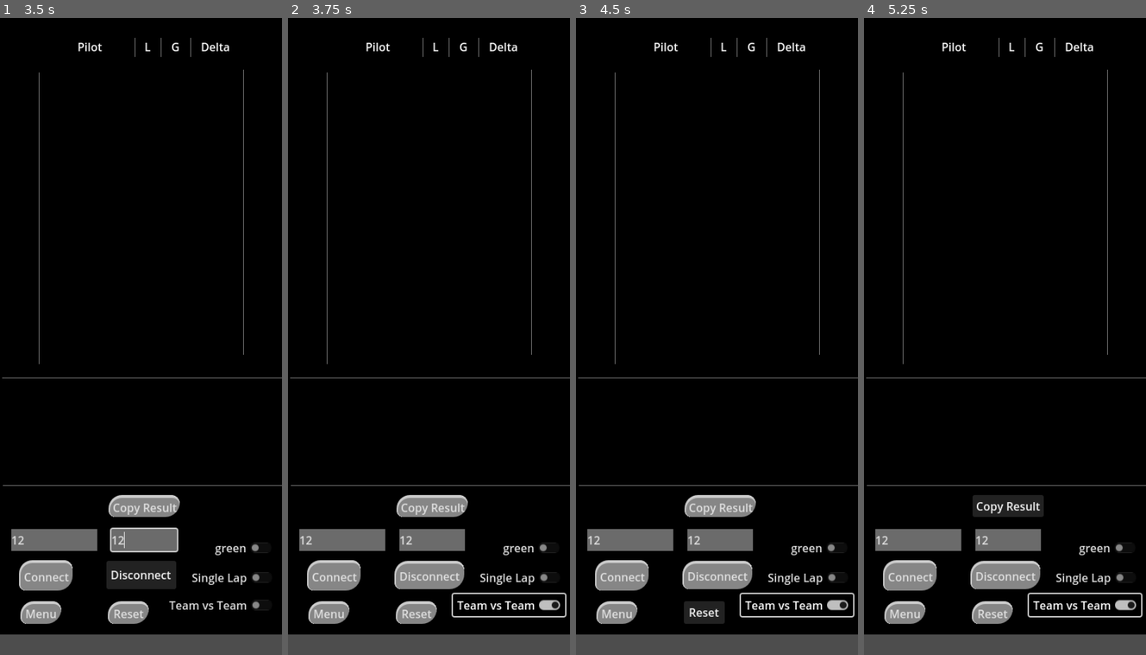
Above: before the commit, frames 1-4 (left to right).
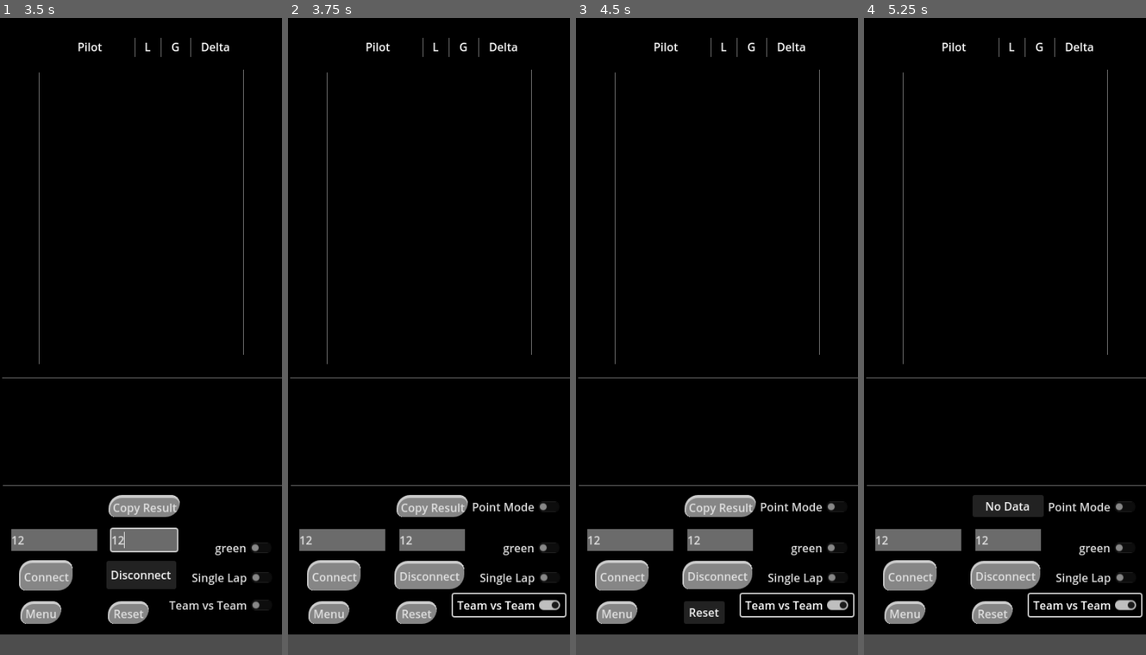
Above: after the commit, the same moments.

Repository: gManbio/VD-WS-Overlay
Game: Godot game, scene res://Menu.tscn
Two runs of this game, one before a commit and one after it. Both use one fixed random seed, a clock stepped at 60 frames per second and the inputs below.
Inputs (mouse positions are in pixels of both pictures, inside the frame that each line leads up to):
- Up to frame 1 (3.5 s): click "Multiplayer" at 0.5 s; click (53, 540) at 1.27 s; type "12" at 1.35 s; click (143, 540) at 1.5 s; type "12" at 1.58 s; click "Connect" at 2 s; click "Disconnect" at 2.75 s
- Up to frame 2 (3.75 s): click "Team vs Team" at 3.5 s
- Up to frame 3 (4.5 s): click "Reset" at 4.25 s
- Up to frame 4 (5.25 s): click "Copy Result" at 5 s

Frame 1 is identical in both runs. In frame 2, 0.2% of the frame differs, in the area x 65-95%, y 75-78%; in frame 3, 0.2%; in frame 4, 0.4%, in the area x 40-95%, y 75-78%.
Error before the commit: Invalid access of index '-1' on a base object of type: 'PackedStringArray'. (res://ws_new_main.gd:37)
Error after the commit: Invalid access of index '-1' on a base object of type: 'PackedStringArray'. (res://ws_new_main.gd:38)

Commit message:
adding scrolling and trying IP stuff

Diff:
--- a/NemesisMode.tscn
+++ b/NemesisMode.tscn
@@ -112,13 +112,6 @@
 horizontal_alignment = 1
 text_overrun_behavior = 1
 
-[node name="TimingContainer" type="VBoxContainer" parent="Control"]
-layout_mode = 0
-offset_left = 56.0
-offset_top = 151.0
-offset_right = 360.0
-offset_bottom = 490.0
-
 [node name="IP_Input" type="LineEdit" parent="Control"]
 layout_mode = 1
 anchors_preset = -1
@@ -276,6 +269,23 @@
 offset_top = 112.0
 offset_right = 360.0
 offset_bottom = 141.0
+
+[node name="ScrollContainer" type="ScrollContainer" parent="Control"]
+layout_mode = 1
+anchors_preset = -1
+anchor_left = 0.522
+anchor_top = 0.16
+anchor_right = 2.543
+anchor_bottom = 0.534
+offset_left = -15.0296
+offset_top = -3.00002
+offset_right = 18.9689
+offset_bottom = 0.399963
+follow_focus = true
+horizontal_scroll_mode = 0
+
+[node name="TimingContainer" type="VBoxContainer" parent="Control/ScrollContainer"]
+layout_mode = 2
 
 [node name="HeartbeatTimer" type="Timer" parent="."]
 wait_time = 10.0
--- a/NewMain.tscn
+++ b/NewMain.tscn
@@ -104,12 +104,16 @@
 horizontal_alignment = 1
 text_overrun_behavior = 1
 
-[node name="TimingContainer" type="VBoxContainer" parent="Control"]
-layout_mode = 0
+[node name="ScrollContainer" type="ScrollContainer" parent="Control"]
+layout_mode = 2
 offset_left = 64.0
 offset_top = 68.0
-offset_right = 330.0
-offset_bottom = 389.0
+offset_right = 338.0
+offset_bottom = 470.0
+horizontal_scroll_mode = 0
+
+[node name="TimingContainer" type="VBoxContainer" parent="Control/ScrollContainer"]
+layout_mode = 2
 
 [node name="ScoreContainer" type="HBoxContainer" parent="Control"]
 layout_mode = 0
--- a/nemesis_mode.gd
+++ b/nemesis_mode.gd
@@ -4,7 +4,7 @@
 @onready var bg_rect = $ColorRect
 @onready var connect_button = $"Control/Connect Button"
 @onready var timing_row = $"Control/Sector Timing"
-@onready var lap_container = $Control/TimingContainer
+@onready var lap_container = $Control/ScrollContainer/TimingContainer
 
 var lap_row = preload("res://SectorRow.tscn")
 var ws = WebSocketPeer.new()
@@ -142,10 +142,10 @@
 	var time = recent_update[3]
 	var starting_gate = 1
 
-	while $Control/TimingContainer.get_child_count() < lap:
+	while lap_container.get_child_count() < lap:
 		add_lap_row()
 
-	var current_lap_row = $Control/TimingContainer.get_children()[lap - 1]
+	var current_lap_row = lap_container.get_children()[lap - 1]
 
 	current_lap_row.set_row_name("Lap " + str(lap))
 
@@ -156,14 +156,14 @@
 				split = time - gate_dict[starting_gate]
 				current_lap_row.set_s1(split)
 				if best_lap:
-					for each in $Control/TimingContainer.get_children():
+					for each in lap_container.get_children():
 						each.s1.modulate = LAP_COLOR
 					current_lap_row.s1.modulate = BLAP_COLOR
 		elif gate == sector_2_start:
 			var split = time - gate_dict[sector_1_start]
 			current_lap_row.set_s2(split)
 			if best_lap:
-				for each in $Control/TimingContainer.get_children():
+				for each in lap_container.get_children():
 					each.s2.modulate = LAP_COLOR
 				current_lap_row.s2.modulate = BLAP_COLOR
 		elif gate == sector_3_start:
@@ -172,11 +172,11 @@
 			var total_time = current_lap_row.set_total()
 			if total_time < single_lap_best:
 				single_lap_best = total_time
-				for each in $Control/TimingContainer.get_children():
+				for each in lap_container.get_children():
 					each.total.modulate = LAP_COLOR
 				current_lap_row.total.modulate = BLAP_COLOR
 			if best_lap:
-				for each in $Control/TimingContainer.get_children():
+				for each in lap_container.get_children():
 					each.s3.modulate = LAP_COLOR
 				current_lap_row.s3.modulate = BLAP_COLOR
 
@@ -237,8 +237,8 @@
 	lap_log = []
 	gate_dict = {}
 	timing_row.set_row_name("Best")
-	for child in $Control/TimingContainer.get_children():
-		$Control/TimingContainer.remove_child(child)
+	for child in lap_container.get_children():
+		lap_container.remove_child(child)
 		child.queue_free()
 
 
@@ -247,8 +247,8 @@
 	lap_log = []
 	gate_dict = {}
 	timing_row.set_row_name("Best")
-	for child in $Control/TimingContainer.get_children():
-		$Control/TimingContainer.remove_child(child)
+	for child in lap_container.get_children():
+		lap_container.remove_child(child)
 		child.queue_free()
 
 
--- a/ws_new_main.gd
+++ b/ws_new_main.gd
@@ -5,7 +5,7 @@
 var pilots = []
 
 @onready var bg_rect = $ColorRect
-@onready var connect_button = $"Control/Options/Connect Button"
+@onready var connect_button = $"Options/Options/Connect Button"
 
 var ip_complete = false
 var connected = false
@@ -32,9 +32,14 @@
 func _ready():
 	Engine.max_fps = FPS
 
+
 	var ip_addresses = IP.get_local_addresses()
 	var ip_input = $Control/Options/IP_Input
 	ip_input.text = ip_addresses[-1]
+
+	for each in ip_addresses:
+		print(each)
+
 
 	$HeartbeatTimer.start()
 	$"Polling Timer".start()
@@ -147,27 +152,27 @@
 
 func add_timing_row():  #instantiates the timing row scene into the timing display
 	var timing_row_instance = timing_row.instantiate()
-	var timing_container = $Control/TimingContainer
-	$Control/TimingContainer.add_child(timing_row_instance)
+	var timing_container = $Control/ScrollContainer/TimingContainer
+	$Control/ScrollContainer/TimingContainer.add_child(timing_row_instance)
 	timing_row_instance.set_progress_range(0, gate_count * race_laps)
 
 
 func make_leaderboard():
 	var index = 0
 	# add rows to the timing display based on the number of pilots
-	if len(pilots) > $Control/TimingContainer.get_child_count():
+	if len(pilots) > $Control/ScrollContainer/TimingContainer.get_child_count():
 		for i in pilots:
 			add_timing_row()
-			if len(pilots) == $Control/TimingContainer.get_child_count():
+			if len(pilots) == $Control/ScrollContainer/TimingContainer.get_child_count():
 				break
 	# set all of the values for the timing display
-	if $Control/TimingContainer.get_child_count() > 0:
+	if $Control/ScrollContainer/TimingContainer.get_child_count() > 0:
 		for pilot in pilots:
-			if index > $Control/TimingContainer.get_child_count():
+			if index > $Control/ScrollContainer/TimingContainer.get_child_count():
 				break
 			var hex_color = pilot["data"]["colour"]
 			var color = Color("#" + hex_color)
-			var current_pos = $Control/TimingContainer.get_children()[index]
+			var current_pos = $Control/ScrollContainer/TimingContainer.get_children()[index]
 			current_pos.set_pilot_name(pilot["name"], color)
 			current_pos.set_lap(pilot["data"]["lap"])
 			current_pos.set_gate(pilot["data"]["gate"])
@@ -269,8 +274,8 @@
 
 
 func reset_leaderboard():
-	for child in $Control/TimingContainer.get_children():
-		$Control/TimingContainer.remove_child(child)
+	for child in $Control/ScrollContainer/TimingContainer.get_children():
+		$Control/ScrollContainer/TimingContainer.remove_child(child)
 		child.queue_free()
 
 	pilots = []
@@ -289,14 +294,14 @@
 
 
 func reset_gate_count():
-	if int($"Control/Gate Count".text) < 1:
+	if int($"Control/Options//Gate Count".text) < 1:
 		gate_count = 4
 	else:
-		gate_count = int($"Control/Gate Count".text)
+		gate_count = int($"Control/Options/Gate Count".text)
 
 
 func _on_Button_pressed():
-	var ip_input = $Control/IP_Input.text
+	var ip_input = $Control/Options/IP_Input.text
 	var url = "ws://%s:60003/velocidrone" % ip_input
 	ws.connect_to_url(url)
 	print("Attempting to connect to WebSocket server at " + url)
@@ -307,14 +312,14 @@
 func _on_Barmode_toggle_pressed(toggled_on):
 	if toggled_on:
 		single_lap_display = true
-		if $Control/TimingContainer.get_child_count() > 0:
-			for child in $Control/TimingContainer.get_children():
+		if $Control/ScrollContainer/TimingContainer.get_child_count() > 0:
+			for child in $Control/ScrollContainer/TimingContainer.get_children():
 				child.set_progress_range(0, gate_count)
 				child.toggle_wittness(false)
 	else:
 		single_lap_display = false
-		if $Control/TimingContainer.get_child_count() > 0:
-			for child in $Control/TimingContainer.get_children():
+		if $Control/ScrollContainer/TimingContainer.get_child_count() > 0:
+			for child in $Control/ScrollContainer/TimingContainer.get_children():
 				child.set_progress_range(0, gate_count * race_laps)
 				child.toggle_wittness(true)
 
@@ -324,11 +329,11 @@
 	if toggled_on:
 		team_mode = true
 		score_container.visible = true
-		$Control/Pointmode.visible = true
+		$Control/Options/Pointmode.visible = true
 	else:
 		team_mode = false
 		score_container.visible = false
-		$Control/Pointmode.visible = false
+		$Control/Options/Pointmode.visible = false
 
 
 func _on_check_button_toggled(toggled_on):
@@ -357,22 +362,22 @@
 
 
 func _on_copy_to_clipboard_button_pressed():
-	if $Control/TimingContainer.get_child_count() > 0:
+	if $Control/ScrollContainer/TimingContainer.get_child_count() > 0:
 		var copy_string = ""  # TSV header with tabs
-		for child in $Control/TimingContainer.get_children():
+		for child in $Control/ScrollContainer/TimingContainer.get_children():
 			var pilot_name = child.get_pilot_name()
 			var time = child.get_pilot_time()
 			var color_out = "#" + child.get_hex_color()
 			copy_string += "%s\t%s\t%s\n" % [pilot_name, time, color_out]
 		DisplayServer.clipboard_set(copy_string)
-		$Control/CopyToClipboardButton.text = "Copied!"
-	else:
-		$Control/CopyToClipboardButton.text = "No Data"
+		$Control/Options/CopyToClipboardButton.text = "Copied!"
+	else:
+		$Control/Options/CopyToClipboardButton.text = "No Data"
 	$"Text Renamer".start()
 
 
 func _on_text_renamer_timeout():
-	$Control/CopyToClipboardButton.text = "Copy Result"
+	$Control/Options/CopyToClipboardButton.text = "Copy Result"
 
 
 func _on_menu_button_pressed():
